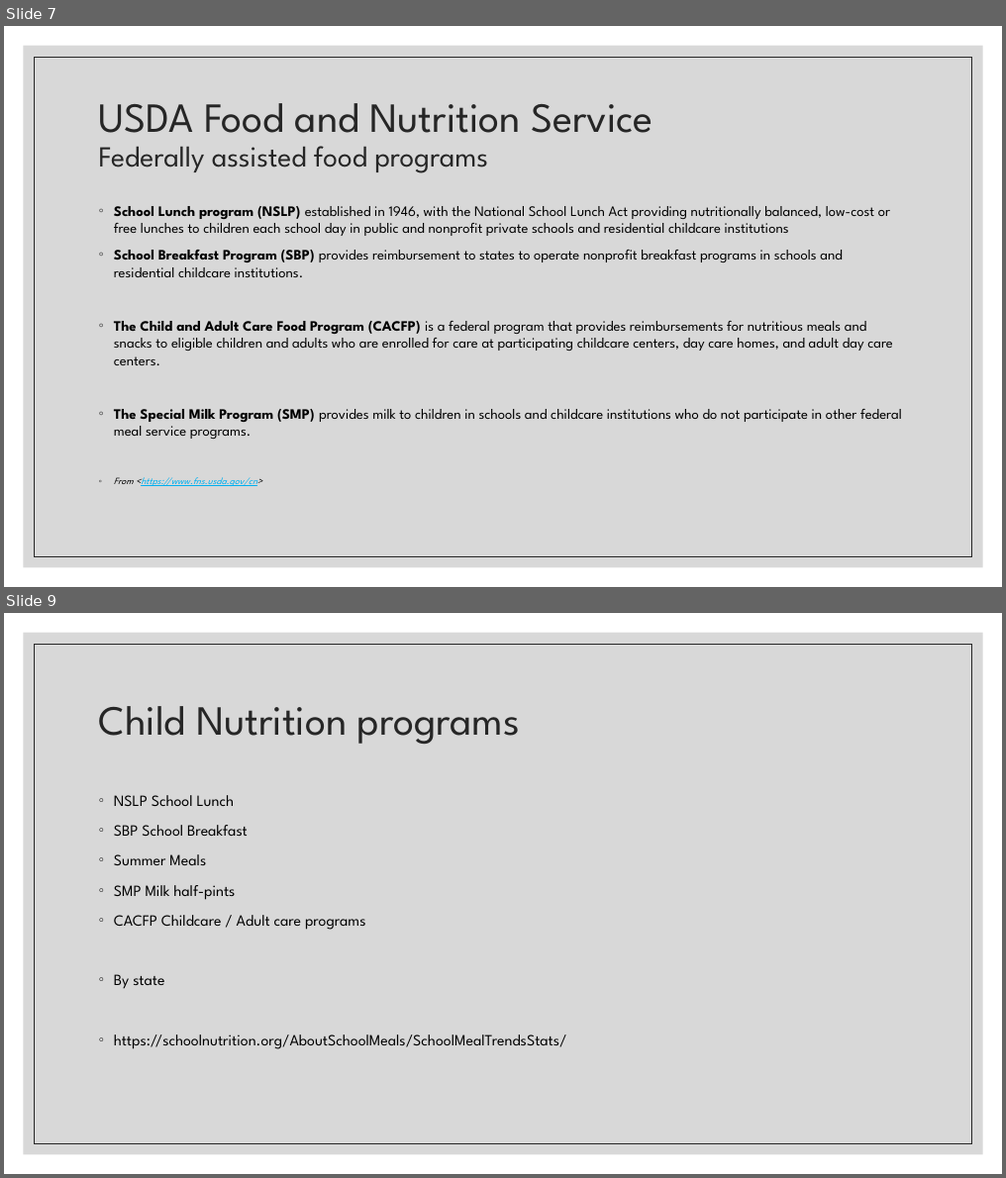
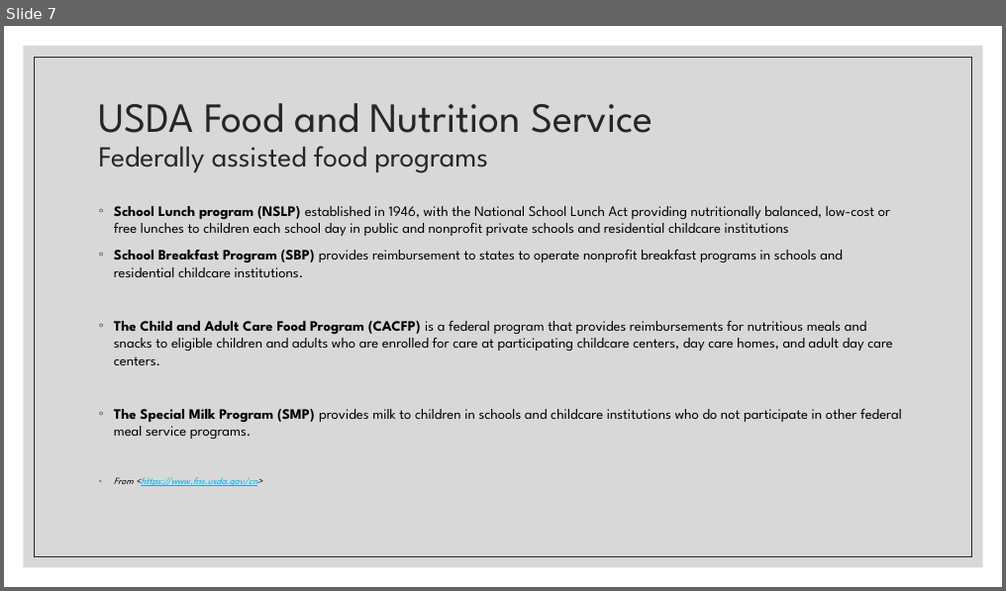
Before and after one commit to annrinTN/capstone_annrumsey, a slide deck: NSS Capstone Ann Rumsey.pptx. Shown one above the other, each under a label of ours: slides 7 and 9 before the commit, slide 7 after it; the slides between them are not shown. The pictures are 1006x1178 and 1006x591 pixels, drawn with LibreOffice and Linux fonts; fonts in the diff are those of the drawing. Boxes give left, top, right and bottom in pixels: in the first picture for what was removed or moved away, otherwise in the second. Text is boxed around its words. In the diff, an @@ line names an element or a change of style, - is before the commit and + after.

```diff
--- a/NSS Capstone Ann Rumsey.pptx
+++ b/NSS Capstone Ann Rumsey.pptx
@@ slide 9 removed at [4, 613, 1002, 1174], background #FFFFFF; not listed: 2 template elements that a slide beside it also shows @@
@@ title removed at [99, 706, 520, 744] @@
-Child Nutrition programs
@@ text removed at [114, 795, 567, 1050] @@
-◦ NSLP School Lunch
-◦ SBP School Breakfast
-◦ Summer Meals
-◦ SMP Milk half-pints
-◦ CACFP Childcare / Adult care programs
-◦ By state
-◦ https://schoolnutrition.org/AboutSchoolMeals/SchoolMealTrendsStats/
```
Also in this commit, not shown: 6 slides changed, 7 slides added, 14 other slides removed, 8 other files.
